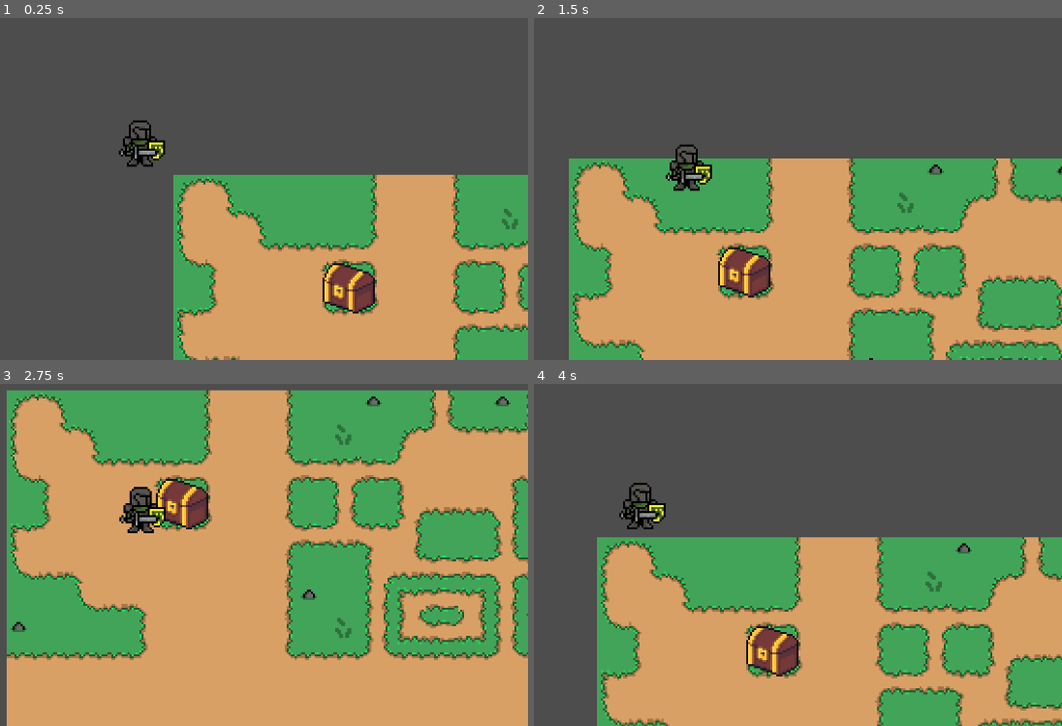
Above: before the commit, frames 1-4 (two rows, left to right).
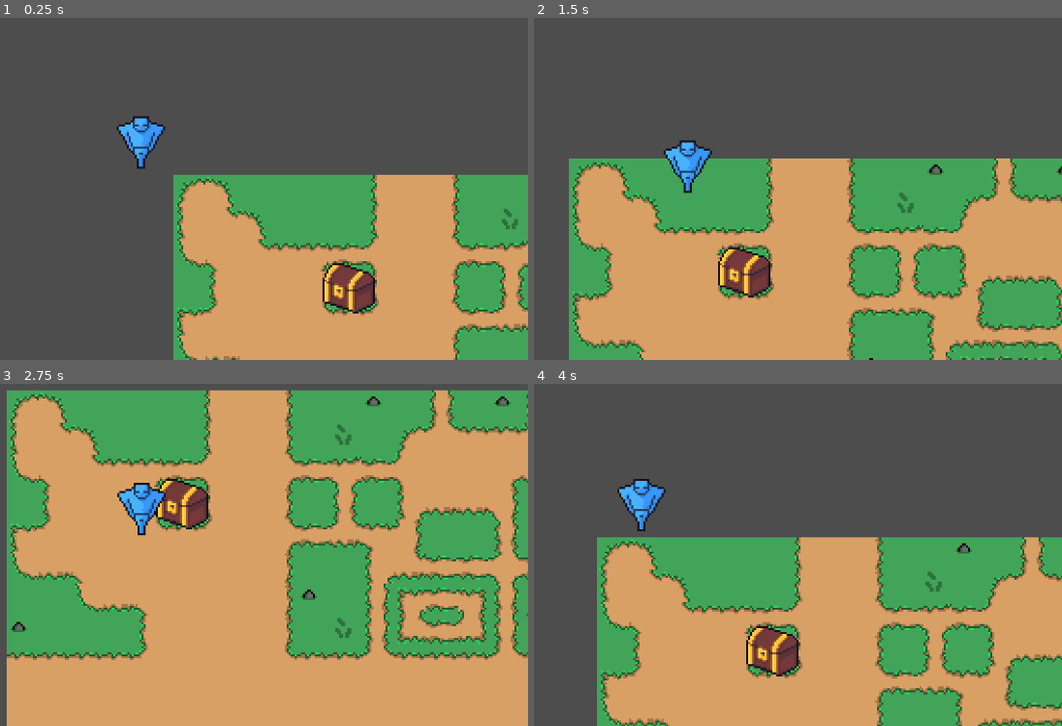
Above: after the commit, the same moments.

Repository: Lazy-Lizard-Games/Dungeons-Dooses
Game: Godot game, scene res://scenes/main.tscn
Same seed, same stepped clock (60 frames per second), same inputs: the game is played once before the commit and once after it.
Inputs (mouse positions are in pixels of both pictures, inside the frame that each line leads up to):
- Up to frame 1 (0.25 s): no input
- Up to frame 2 (1.5 s): tap Enter at 0.5 s; move the mouse to (845, 120) at 0.52 s; hold D (move_right) 0.53-1.28 s; right-click (845, 120) at 0.6 s; click (845, 120) at 0.67 s; move the mouse to (outside the picture) at 1.27 s; hold S (move_down) from 1.28 s (still down); right-click (outside the picture) at 1.35 s; click (outside the picture) at 1.42 s
- Up to frame 3 (2.75 s): move the mouse to (216, 411) at 2.02 s; release S (move_down) at 2.03 s; hold D (move_right) from 2.03 s (still down); right-click (216, 411) at 2.1 s; click (216, 411) at 2.17 s
- Up to frame 4 (4 s): move the mouse to (634, 596) at 2.77 s; release D (move_right) at 2.78 s; hold W (move_up) 2.78-3.53 s; right-click (634, 596) at 2.85 s; click (634, 596) at 2.92 s; move the mouse to (908, 572) at 3.52 s; hold A (move_left) from 3.53 s (still down); right-click (908, 572) at 3.6 s; click (908, 572) at 3.67 s

The runs differ from the first frame. In frame 1, 1.0% of the frame differs, in the area x 22-32%, y 28-45%; in frame 2, 1.0%; in frame 3, 1.0%; in frame 4, 1.0%.

Commit message:
Typos
Few typos found around the codebase.

Diff:
--- a/scenes/player.tscn
+++ b/scenes/player.tscn
@@ -1,7 +1,11 @@
-[gd_scene load_steps=5 format=3 uid="uid://cvu7bdrfa8e16"]
+[gd_scene load_steps=6 format=3 uid="uid://cvu7bdrfa8e16"]
 
-[ext_resource type="Texture2D" uid="uid://by7uuoqlwhwng" path="res://assets/characters/Knight.png" id="1_7g6q7"]
 [ext_resource type="Script" path="res://scripts/player/player_controller.gd" id="1_dxhpx"]
+[ext_resource type="Texture2D" uid="uid://b6y8na6rm2gcb" path="res://resources/item/#1 - Transparent Icons.png" id="2_wk3bt"]
+
+[sub_resource type="AtlasTexture" id="AtlasTexture_lnatr"]
+atlas = ExtResource("2_wk3bt")
+region = Rect2(256, 96, 32, 32)
 
 [sub_resource type="RectangleShape2D" id="RectangleShape2D_t4n5u"]
 size = Vector2(14, 14)
@@ -16,7 +20,7 @@
 speed = 200
 
 [node name="Sprite" type="Sprite2D" parent="."]
-texture = ExtResource("1_7g6q7")
+texture = SubResource("AtlasTexture_lnatr")
 
 [node name="CollisionShape" type="CollisionShape2D" parent="."]
 position = Vector2(0, 5)
@@ -25,12 +29,12 @@
 [node name="Camera2D" type="Camera2D" parent="."]
 position_smoothing_enabled = true
 
-[node name="InterractArea" type="Area2D" parent="."]
+[node name="InteractArea" type="Area2D" parent="."]
 collision_layer = 4
 collision_mask = 4
 input_pickable = false
 
-[node name="CollisionShape2D" type="CollisionShape2D" parent="InterractArea"]
+[node name="CollisionShape2D" type="CollisionShape2D" parent="InteractArea"]
 shape = SubResource("CircleShape2D_dbmv1")
 
 [node name="UI" type="CanvasLayer" parent="."]
@@ -41,8 +45,12 @@
 offset_right = 40.0
 offset_bottom = 40.0
 
-[node name="InterractLabel" type="Label" parent="UI/Interactions"]
+[node name="InteractLabel" type="Label" parent="UI/Interactions"]
 visible = false
 layout_mode = 0
 offset_right = 40.0
 offset_bottom = 23.0
+theme_override_colors/font_outline_color = Color(0, 0, 0, 1)
+theme_override_constants/outline_size = 4
+theme_override_font_sizes/font_size = 30
+text = "AHH"
--- a/scripts/player/player_controller.gd
+++ b/scripts/player/player_controller.gd
@@ -1,8 +1,9 @@
 extends Character
 
 @export var inventory_data: InventoryData
-@onready var interract_area: Area2D = $InterractArea
-@onready var interract_label: Label = $UI/Interactions/InterractLabel
+@onready var interact_area: Area2D = $InteractArea
+@onready var interact_label: Label = $UI/Interactions/InteractLabel
+@onready var interact_hover: TextureRect = $UI/Interactions/InteractHover
 
 signal toggle_inventory
 
@@ -14,19 +15,22 @@
 		toggle_inventory.emit()
 
 	if Input.is_action_just_pressed("interract"):
-		if interract_area.has_overlapping_bodies():
-			var interactable = interract_area.get_overlapping_bodies()[0]
+		if interact_area.has_overlapping_bodies():
+			var interactable = interact_area.get_overlapping_bodies()[0]
 			if global_position.distance_to(interactable.global_position) <= reach:
 				interactable.player_interact()
 
 func _physics_process(delta) -> void:
 	# Update interract area
-	interract_area.global_position = get_global_mouse_position()
-	interract_label.hide()
-	if interract_area.has_overlapping_bodies():
-		interract_label.global_position = get_viewport().get_mouse_position() + Vector2(0, 10)
-		interract_label.show()
-		interract_label.text = interract_area.get_overlapping_bodies()[0].name
+	interact_area.global_position = get_global_mouse_position()
+	interact_label.hide()
+	if interact_area.has_overlapping_bodies():
+		var interactable = interact_area.get_overlapping_bodies()[0]
+		interact_label.text = interactable.name
+		# Center label below cursor
+		interact_label.global_position = get_viewport().get_mouse_position()
+		interact_label.global_position += Vector2(-interact_label.get_rect().size.x/2, 10)
+		interact_label.show()
 
 	# Get the input direction and handle the movement/deceleration.
 	var direction = Input.get_vector("move_left", "move_right", "move_up", "move_down").normalized()
